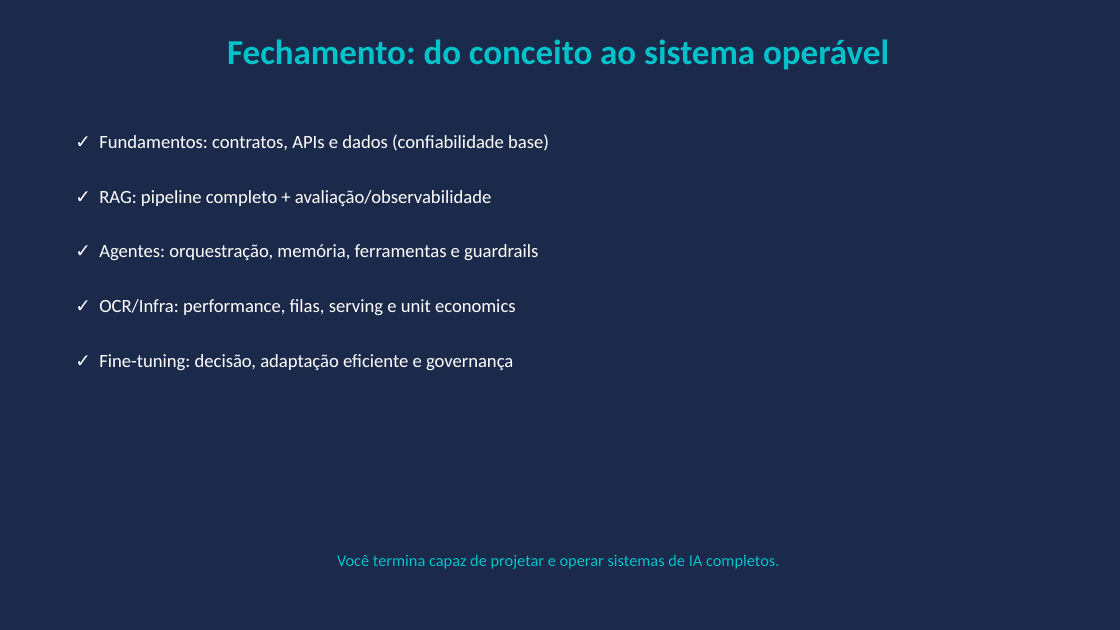
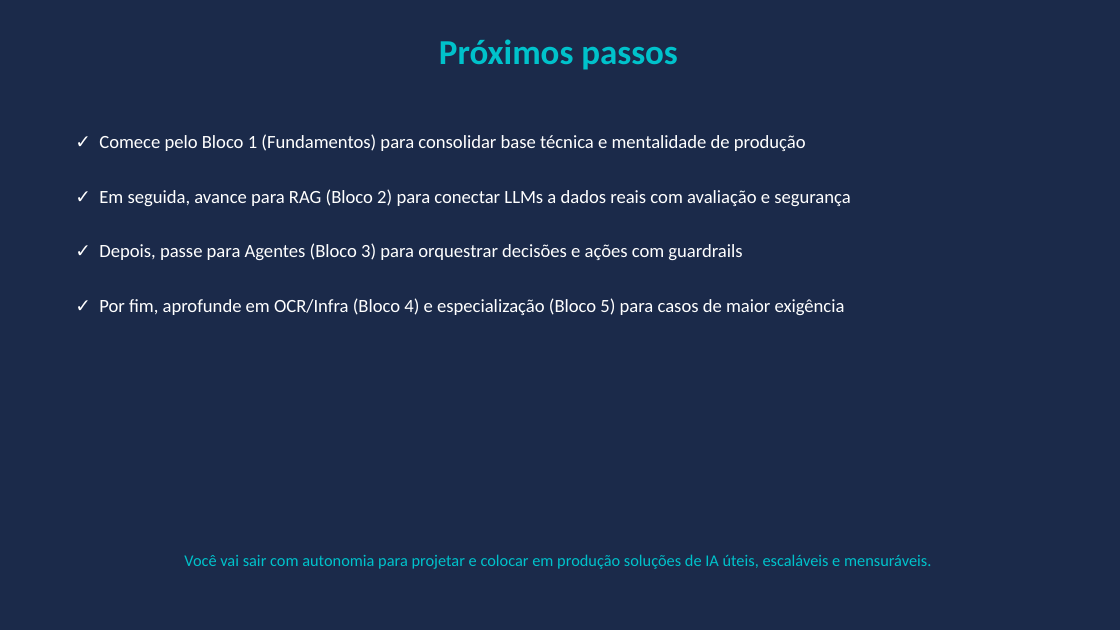
Before and after one commit to caio-moliveira/ai-engineer-roadmap, a slide deck: slide 14 of 03-ai-agents/09-agents-in-production/artifacts/presentation_final.pptx. Drawn at 1120x630 pixels with LibreOffice and Linux fonts; fonts in the diff are those of the drawing. Boxes give left, top, right and bottom in pixels: in the first picture for what was removed or moved away, otherwise in the second. Text is boxed around its words. In the diff, an @@ line names an element or a change of style, - is before the commit and + after.

```diff
--- a/03-ai-agents/09-agents-in-production/artifacts/presentation_final.pptx
+++ b/03-ai-agents/09-agents-in-production/artifacts/presentation_final.pptx
@@ text at [439, 39, 678, 70]: text changed @@
-Fechamento: do conceito ao sistema operável
+Próximos passos
@@ text at [99, 134, 806, 151]: text changed @@
-✓ Fundamentos: contratos, APIs e dados (confiabilidade base)
+✓ Comece pelo Bloco 1 (Fundamentos) para consolidar base técnica e mentalidade de produção
@@ text at [99, 189, 850, 206]: text changed @@
-✓ RAG: pipeline completo + avaliação/observabilidade
+✓ Em seguida, avance para RAG (Bloco 2) para conectar LLMs a dados reais com avaliação e segurança
@@ text at [99, 243, 742, 260]: text changed @@
-✓ Agentes: orquestração, memória, ferramentas e guardrails
+✓ Depois, passe para Agentes (Bloco 3) para orquestrar decisões e ações com guardrails
@@ text at [99, 298, 845, 315]: text changed @@
-✓ OCR/Infra: performance, filas, serving e unit economics
+✓ Por fim, aprofunde em OCR/Infra (Bloco 4) e especialização (Bloco 5) para casos de maior exigência
@@ text removed at [99, 354, 513, 370] @@
-✓ Fine-tuning: decisão, adaptação eficiente e governança
@@ text at [184, 554, 931, 569]: text changed @@
-Você termina capaz de projetar e operar sistemas de IA completos.
+Você vai sair com autonomia para projetar e colocar em produção soluções de IA úteis, escaláveis e mensuráveis.
```
Also in this commit, not shown: 11 other slides changed, 2 slides added, 2 slides removed, 24 other files.
